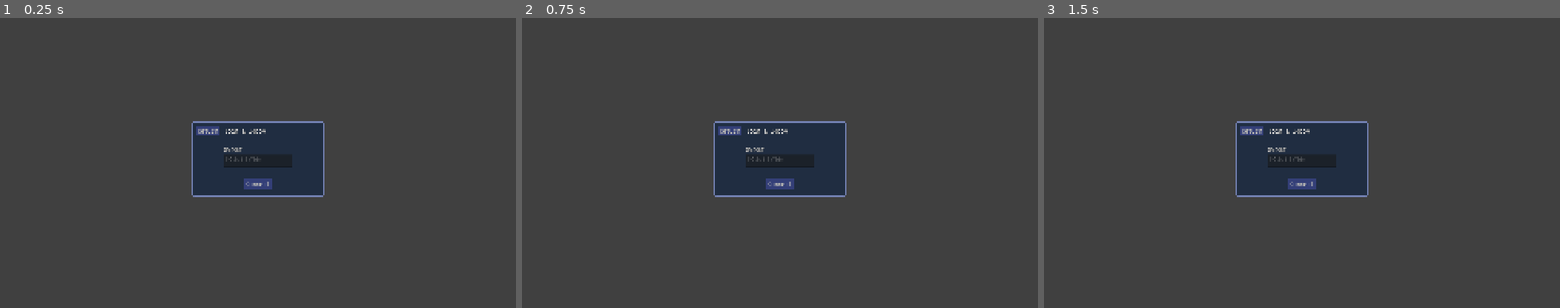
Above: before the commit, frames 1-3 (left to right).
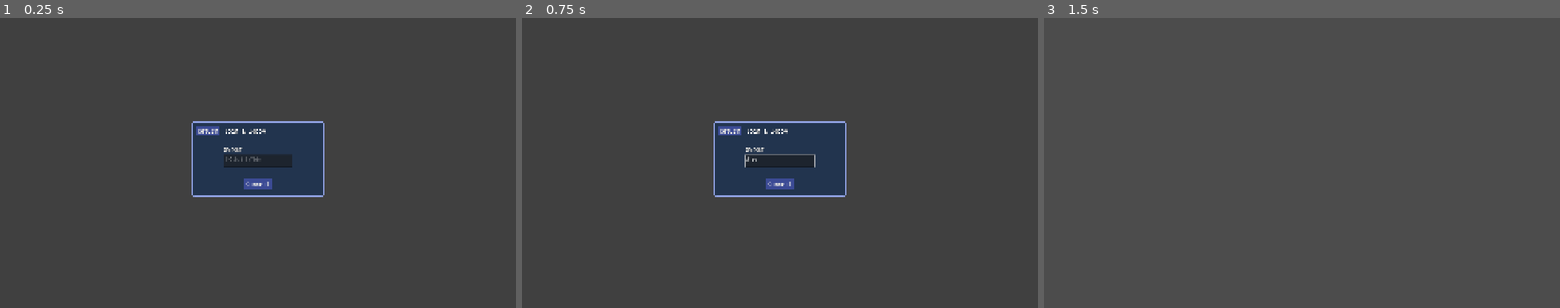
Above: after the commit, the same moments.

Repository: Savo-Consortium-of-Education/tatu-loppuprojekti
Game: Godot game, scene res://scenes/menus/join_menu.tscn
Same seed, same stepped clock (60 frames per second), same inputs: the game is played once before the commit and once after it. This scene is started directly instead of the project's main scene.
Inputs (mouse positions are in pixels of both pictures, inside the frame that each line leads up to):
- Up to frame 1 (0.25 s): no input
- Up to frame 2 (0.75 s): click (780, 160) at 0.52 s; type "Alex" at 0.6 s
- Up to frame 3 (1.5 s): click "Return" at 1.25 s

The runs differ from the first frame. In frame 1, 0.9% of the frame differs, in the area x 37-63%, y 35-62%; in frame 2, 1.0%; in frame 3, 6.7%.

Commit message:
ui: reorder join_menu scene

Diff:
--- a/scenes/menus/join_menu.tscn
+++ b/scenes/menus/join_menu.tscn
@@ -2,6 +2,9 @@
 
 [ext_resource type="Script" uid="uid://jmpq6visqb1l" path="res://scripts/ui/join_menu.gd" id="1_lcbyc"]
 [ext_resource type="Theme" uid="uid://bxwqddg308rmc" path="res://resources/theme.tres" id="2_gvf75"]
+
+[sub_resource type="StyleBoxFlat" id="StyleBoxFlat_bhunq"]
+bg_color = Color(0.08627451, 0.08627451, 0.08627451, 0.22745098)
 
 [sub_resource type="StyleBoxFlat" id="StyleBoxFlat_y4lx4"]
 bg_color = Color(0.13725491, 0.20784314, 0.30980393, 1)
@@ -15,11 +18,16 @@
 corner_radius_bottom_right = 8
 corner_radius_bottom_left = 8
 
-[sub_resource type="StyleBoxFlat" id="StyleBoxFlat_bhunq"]
-bg_color = Color(0.08627451, 0.08627451, 0.08627451, 0.22745098)
-
 [node name="JoinMenu" type="CanvasLayer" unique_id=2006145467]
 script = ExtResource("1_lcbyc")
+
+[node name="bg" type="PanelContainer" parent="." unique_id=1419887226]
+anchors_preset = 15
+anchor_right = 1.0
+anchor_bottom = 1.0
+grow_horizontal = 2
+grow_vertical = 2
+theme_override_styles/panel = SubResource("StyleBoxFlat_bhunq")
 
 [node name="Control" type="Control" parent="." unique_id=627996604]
 layout_mode = 3
@@ -110,13 +118,5 @@
 theme_override_font_sizes/font_size = 32
 text = "Connect"
 
-[node name="bg" type="PanelContainer" parent="." unique_id=1419887226]
-anchors_preset = 15
-anchor_right = 1.0
-anchor_bottom = 1.0
-grow_horizontal = 2
-grow_vertical = 2
-theme_override_styles/panel = SubResource("StyleBoxFlat_bhunq")
-
 [connection signal="pressed" from="Control/PanelContainer2/MarginContainer/VBoxContainer/HBoxContainer3/ReturnButton" to="." method="_on_return_button_pressed"]
 [connection signal="pressed" from="Control/PanelContainer2/MarginContainer/VBoxContainer/MarginContainer/VBoxContainer2/ConnectButton" to="." method="_on_connect_button_pressed"]
